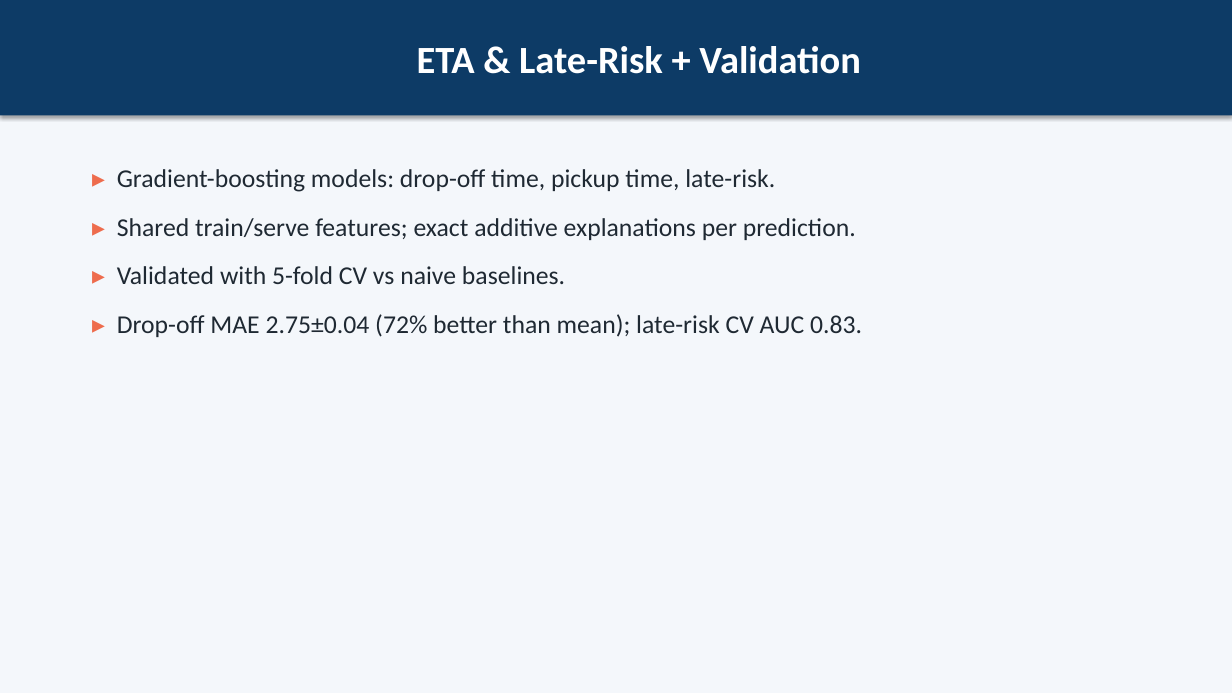
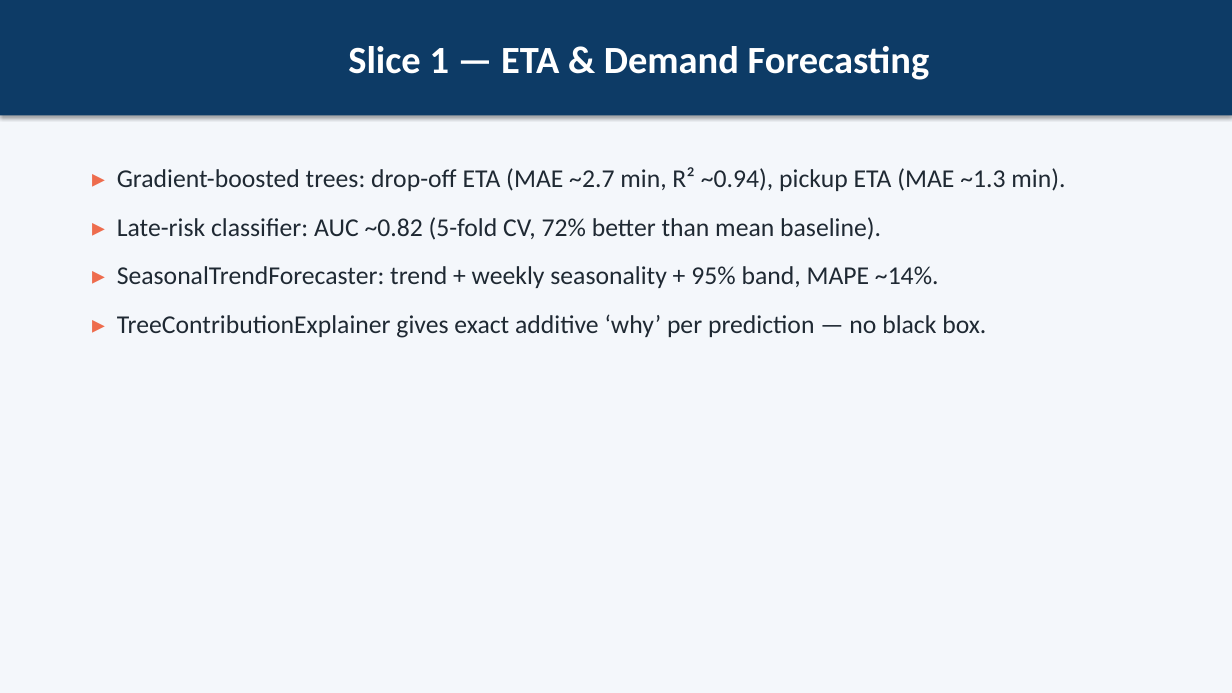
Before and after one commit to MahmoudHozayen1/CairoLogisticsAI, a slide deck: slide 13 of docs/presentation.pptx. Drawn at 1232x693 pixels with LibreOffice and Linux fonts; fonts in the diff are those of the drawing. Boxes give left, top, right and bottom in pixels: in the first picture for what was removed or moved away, otherwise in the second. Text is boxed around its words. In the diff, an @@ line names an element or a change of style, - is before the commit and + after.

```diff
--- a/docs/presentation.pptx
+++ b/docs/presentation.pptx
@@ text in rectangle at [348, 46, 930, 80]: text changed @@
-ETA & Late-Risk + Validation
+Slice 1 — ETA & Demand Forecasting
@@ text at [117, 167, 1065, 338]: text changed @@
-▸ Gradient-boosting models: drop-off time, pickup time, late-risk.
-▸ Shared train/serve features; exact additive explanations per prediction.
-▸ Validated with 5-fold CV vs naive baselines.
-▸ Drop-off MAE 2.75±0.04 (72% better than mean); late-risk CV AUC 0.83.
+▸ Gradient-boosted trees: drop-off ETA (MAE ~2.7 min, R² ~0.94), pickup ETA (MAE ~1.3 min).
+▸ Late-risk classifier: AUC ~0.82 (5-fold CV, 72% better than mean baseline).
+▸ SeasonalTrendForecaster: trend + weekly seasonality + 95% band, MAPE ~14%.
+▸ TreeContributionExplainer gives exact additive ‘why’ per prediction — no black box.
```
Also in this commit, not shown: 14 other slides changed, 7 slides added, 10 slides removed, 1 other file.
